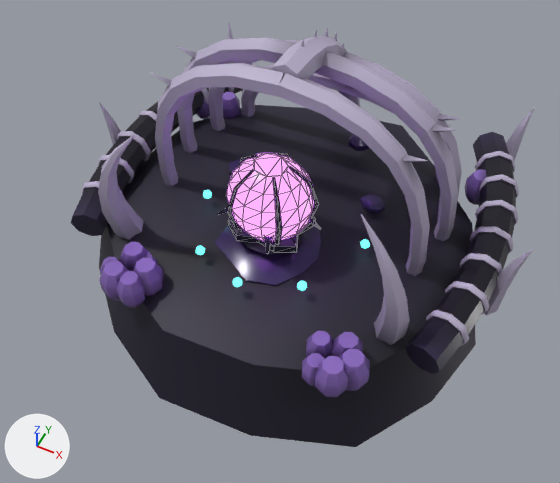
An edit to the glTF model public/assets/shared/sites/brood-hive-nacre.glb, drawn before and after from the same camera.
One viewpoint serves both versions: a 50 mm camera at (2.58, -4.94, 6.42) aimed at (0.09, 0.02, 0.21). Lighting does not change. The marker at lower left points along +X, +Y and +Z. The first picture is the older version. Mesh edges are drawn as thin lines on the coarser meshes. Vertices at exactly the same position are counted once.

Objects in the first picture: 'site_brood_hive_nacre_body', 'site_brood_hive_nacre_core', 'site_brood_hive_nacre_ruin'.
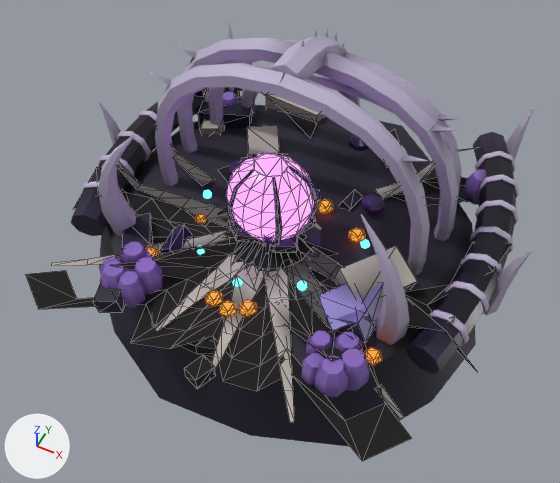
Location of each change, [x1, y1, x2, y2] in pixels of the pictures (560 x 483 px):
'site_brood_hive_nacre_ruin', reshaped
    before: [218, 207, 321, 254]
    after: [25, 88, 512, 461]
part 1 of me_site_brood_hive_nacre_ruin, added
    after: [25, 88, 512, 461]

The change, as a list of edits to the scene's bpy script:
```text
Add mat_site_nacre_scorch:
    mat_site_nacre_scorch = bpy.data.materials.new('site_nacre_scorch')
    # nodes: BsdfPrincipled, Mix, OutputMaterial, VertexColor
    # colours: black #151110, mixed with the vertex colours
Add mat_site_nacre_ember_glow:
    mat_site_nacre_ember_glow = bpy.data.materials.new('site_nacre_ember_glow')
    # nodes: BsdfPrincipled, Mix, OutputMaterial, VertexColor
    # colours: orange #ff6a1e, black #2a0a02, mixed with the vertex colours
Add mat_site_nacre_metal:
    mat_site_nacre_metal = bpy.data.materials.new('site_nacre_metal')
    # nodes: BsdfPrincipled, Mix, OutputMaterial, VertexColor
    # colours: dark blue #251f3b, mixed with the vertex colours
Add mat_site_nacre_ash:
    mat_site_nacre_ash = bpy.data.materials.new('site_nacre_ash')
    # nodes: BsdfPrincipled, Mix, OutputMaterial, VertexColor
    # colours: grey #b8b2a8, mixed with the vertex colours
Add mat_site_nacre_steel:
    mat_site_nacre_steel = bpy.data.materials.new('site_nacre_steel')
    # nodes: BsdfPrincipled, Mix, OutputMaterial, VertexColor
    # colours: blue #7c76a8, mixed with the vertex colours
Change me_site_brood_hive_nacre_ruin:
    used by ob_site_brood_hive_nacre_ruin; location = (0.0, 0.0, 0.0)
    remove me_site_brood_hive_nacre_ruin.from_pydata(...)  # 128 vertices, 232 faces; spans x -0.488..0.551, y -0.509..0.527, z 0.367..0.704
    add me_site_brood_hive_nacre_ruin.from_pydata(...)  # 728 vertices, 1092 faces; spans x -2.316..2.467, y -1.882..2.753, z -0.12..0.704
    me_site_brood_hive_nacre_ruin part 1: 600 vertices added at x -2.316..2.467, y -1.882..2.753, z -0.12..0.599
    add me_site_brood_hive_nacre_ruin.materials.append(mat_site_nacre_scorch)
    add me_site_brood_hive_nacre_ruin.materials.append(mat_site_nacre_ember_glow)
    add me_site_brood_hive_nacre_ruin.materials.append(mat_site_nacre_ash)
    add me_site_brood_hive_nacre_ruin.materials.append(mat_site_nacre_metal)
    add me_site_brood_hive_nacre_ruin.materials.append(mat_site_nacre_steel)
```
